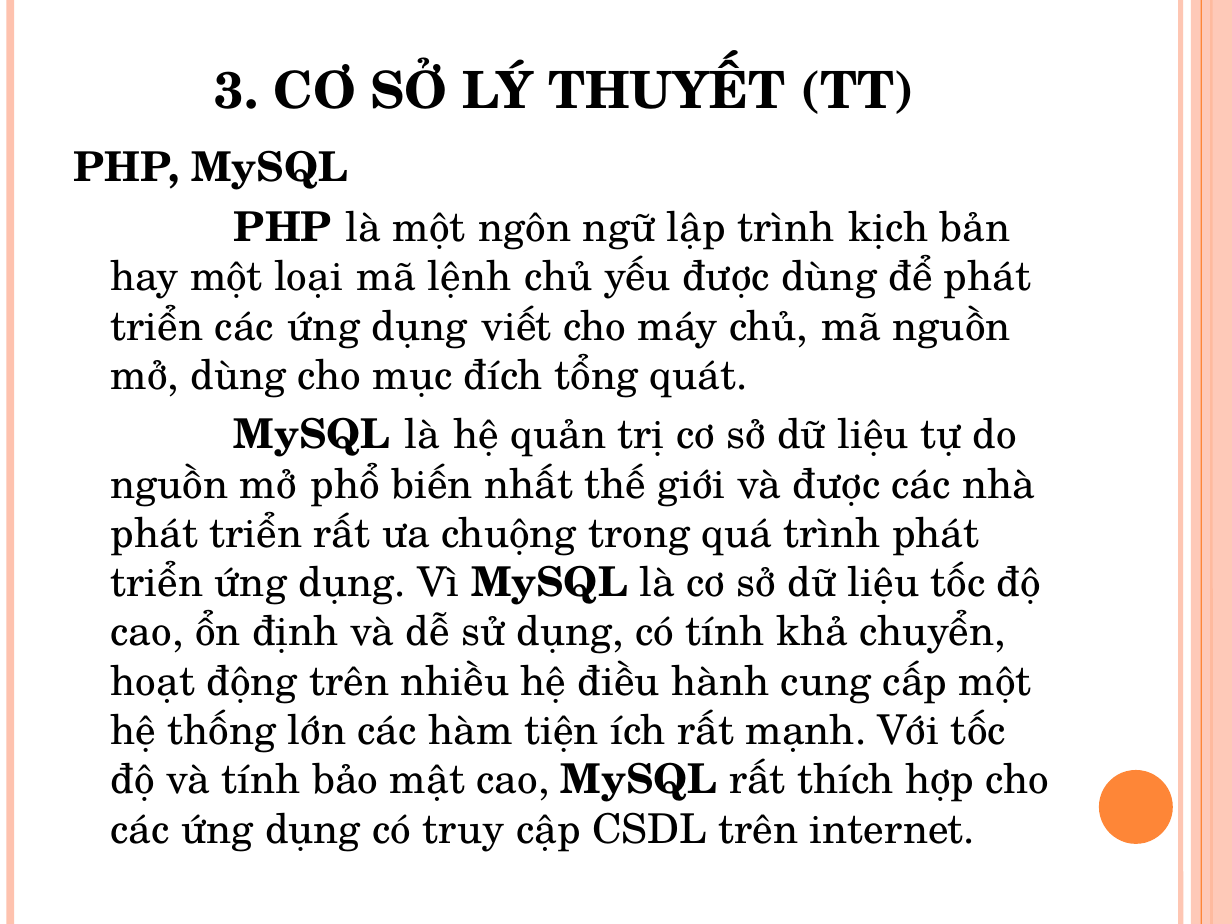
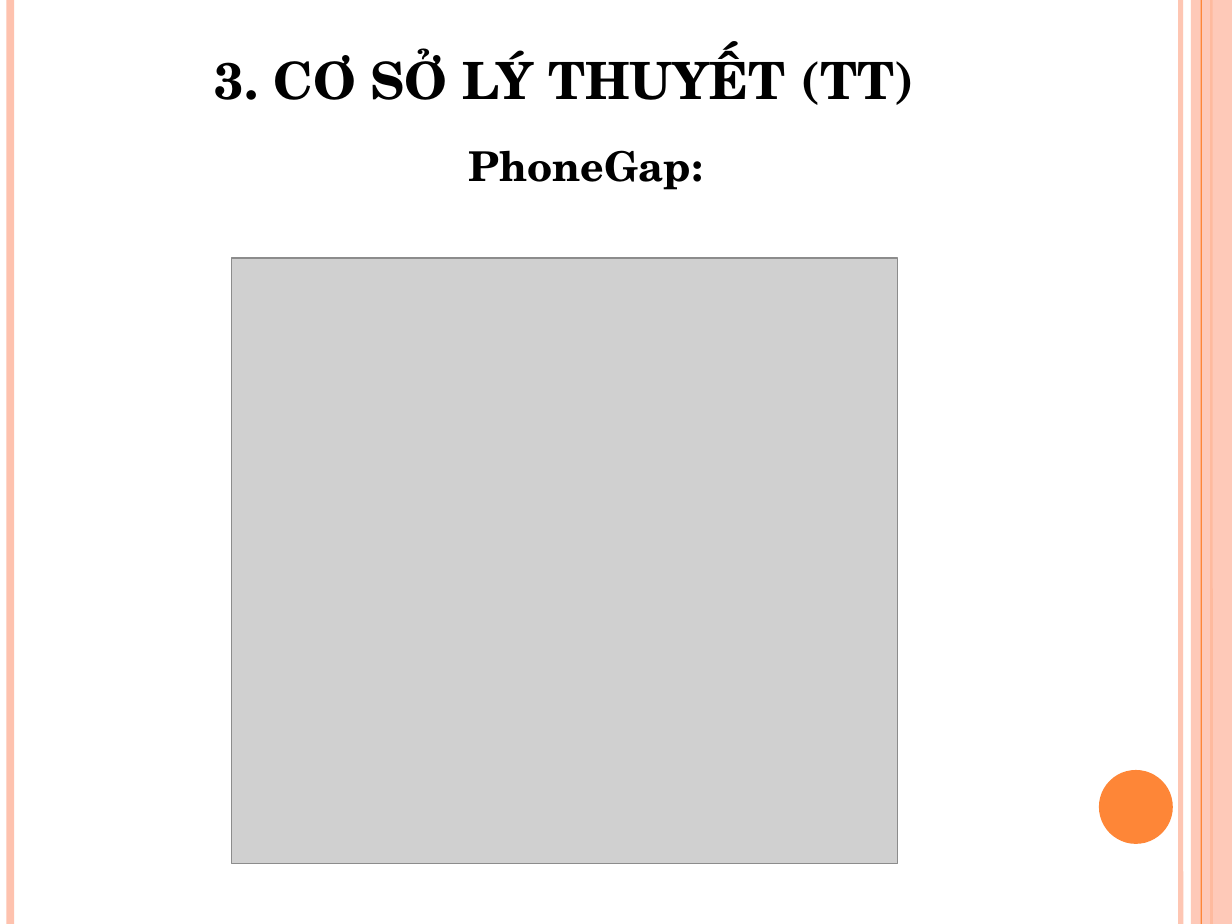
Before and after one commit to hoangducthien/baotri, a slide deck: slide 5 of slide_luanvan.pptx (slide 9 before the commit). Drawn at 1232x924 pixels with LibreOffice and Linux fonts; fonts in the diff are those of the drawing; grey boxes stand for pictures. Boxes give left, top, right and bottom in pixels: in the first picture for what was removed or moved away, otherwise in the second. Text is boxed around its words. In the diff, an @@ line names an element or a change of style, - is before the commit and + after.

```diff
--- a/slide_luanvan.pptx
+++ b/slide_luanvan.pptx
@@ title "3. CƠ SỞ LÝ THUYẾT ...": place and size @@
-title "3. CƠ SỞ LÝ THUYẾT ..." at [215,56,914,114]
+title "3. CƠ SỞ LÝ THUYẾT ..." at [215,46,914,105]
@@ text removed at [74,150,1049,852] @@
-PHP, MySQL
-PHP là một ngôn ngữ lập trình kịch bản hay một loại mã lệnh chủ yếu được dùng để phát triển các ứng dụng viết cho máy chủ, mã nguồn mở, dùng cho mục đích tổng quát.
-MySQL là hệ quản trị cơ sở dữ liệu tự do nguồn mở phổ biến nhất thế giới và được các nhà phát triển rất ưa chuộng trong quá trình phát triển ứng dụng. Vì MySQL là cơ sở dữ liệu tốc độ cao, ổn định và dễ sử dụng, có tính khả chuyển, hoạt động trên nhiều hệ điều hành cung cấp một hệ thống lớn các hàm tiện ích rất mạnh. Với tốc độ và tính bảo mật cao, MySQL rất thích hợp cho các ứng dụng có truy cập CSDL trên internet.
@@ text added at [468,150,702,190], 24 pt, text #000000, bold @@
+PhoneGap:
@@ picture added at [232,259,898,865] @@
```
Also in this commit, not shown: 5 other slides changed, 2 slides added, 3 slides removed, 8 other files.
